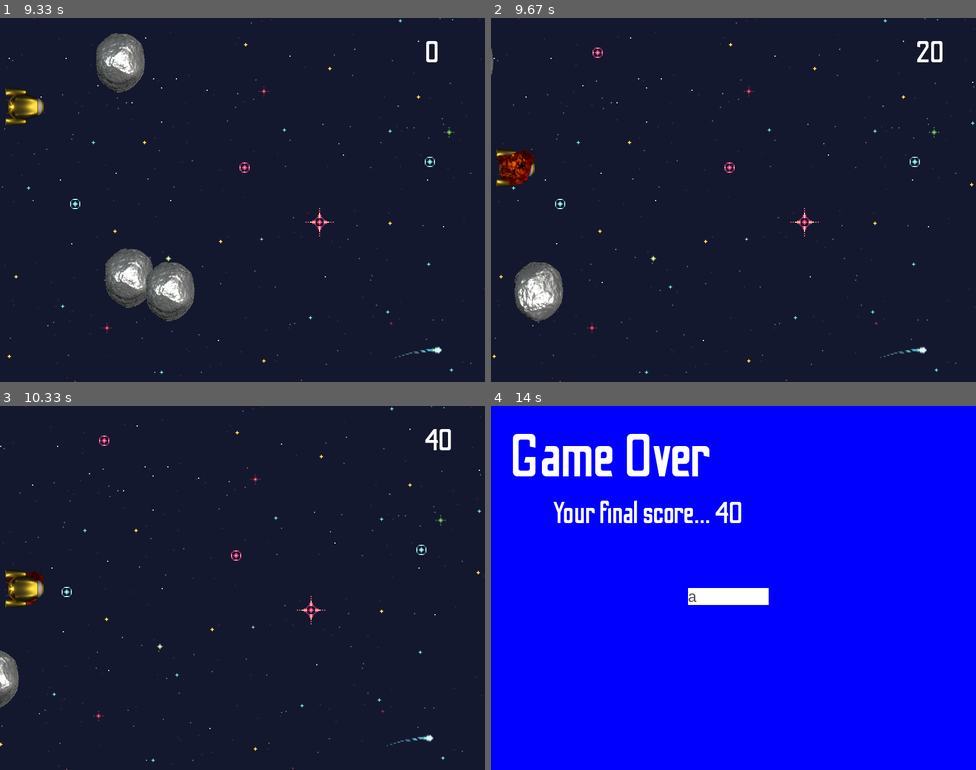
Above: before the commit, frames 1-4 (two rows, left to right).
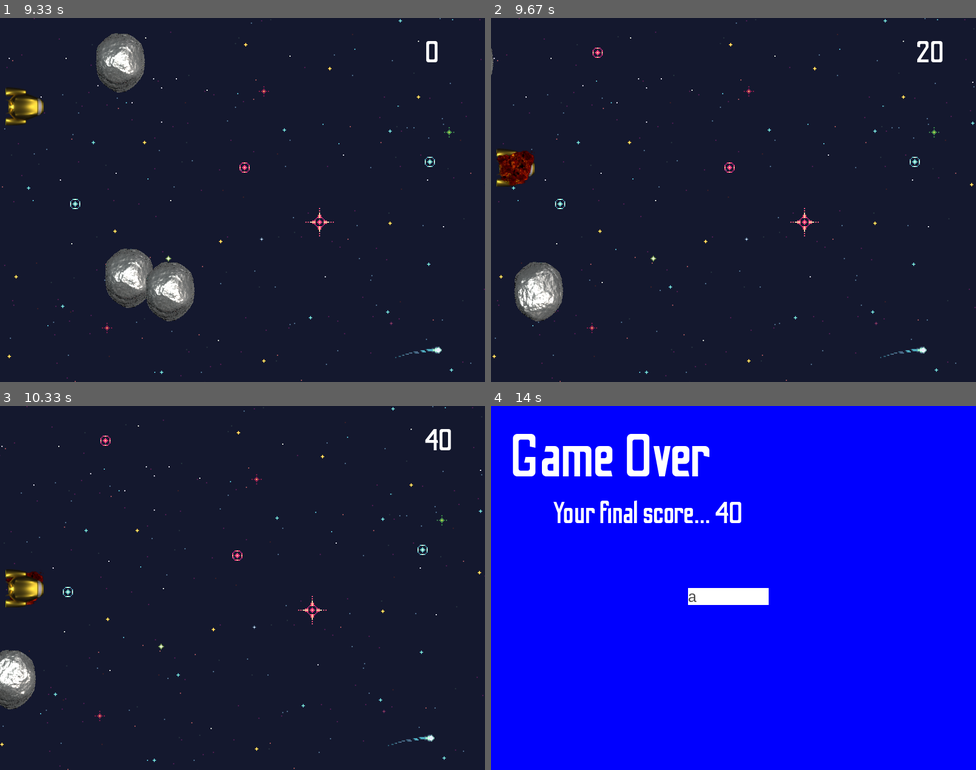
Above: after the commit, the same moments.

Repository: davidordo85/THE_QUEST-Game-with-pygame
Game: pygame game, started from main.py
The game is run twice, just before and just after one commit, with the same random seed, the same clock (stepped at 60 frames per second) and the same inputs.
Inputs:
- Up to frame 1 (9.33 s): tap Space at 3.63, 7.55, 9.03 s; hold Down 7.48-7.95 s; hold Up from 8.97 s (still down)
- Up to frame 2 (9.67 s): release Up at 9.33 s; hold Down from 9.37 s (still down); tap Space at 9.43 s
- Up to frame 3 (10.33 s): release Down at 9.73 s
- Up to frame 4 (14 s): type "a" at 13.77 s

Frame 1 is identical in both runs. In frame 2, 0.1% of the frame differs, in the area x 2-8%, y 37-45%; in frame 3, 1.8%, in the area x 0-100%, y 0-100%; in frame 4, nothing differs.

Commit message:
bug collision fixed

Diff:
--- a/ship/ship.py
+++ b/ship/ship.py
@@ -54,10 +54,10 @@
             self.rect.centery = limSupY - self.rect.h // 2
 
     def crashed(self, group):
-        collision_threshold = 50
+        collision_threshold = 30
         for other_sprite in group:
             if self.rect.colliderect(other_sprite.rect):
-                overlap = self.rect.clip(other_sprite.rect).width
+                overlap = self.rect.clip(other_sprite.rect).height
                 if overlap >= collision_threshold:
                     self.crash = True
 
